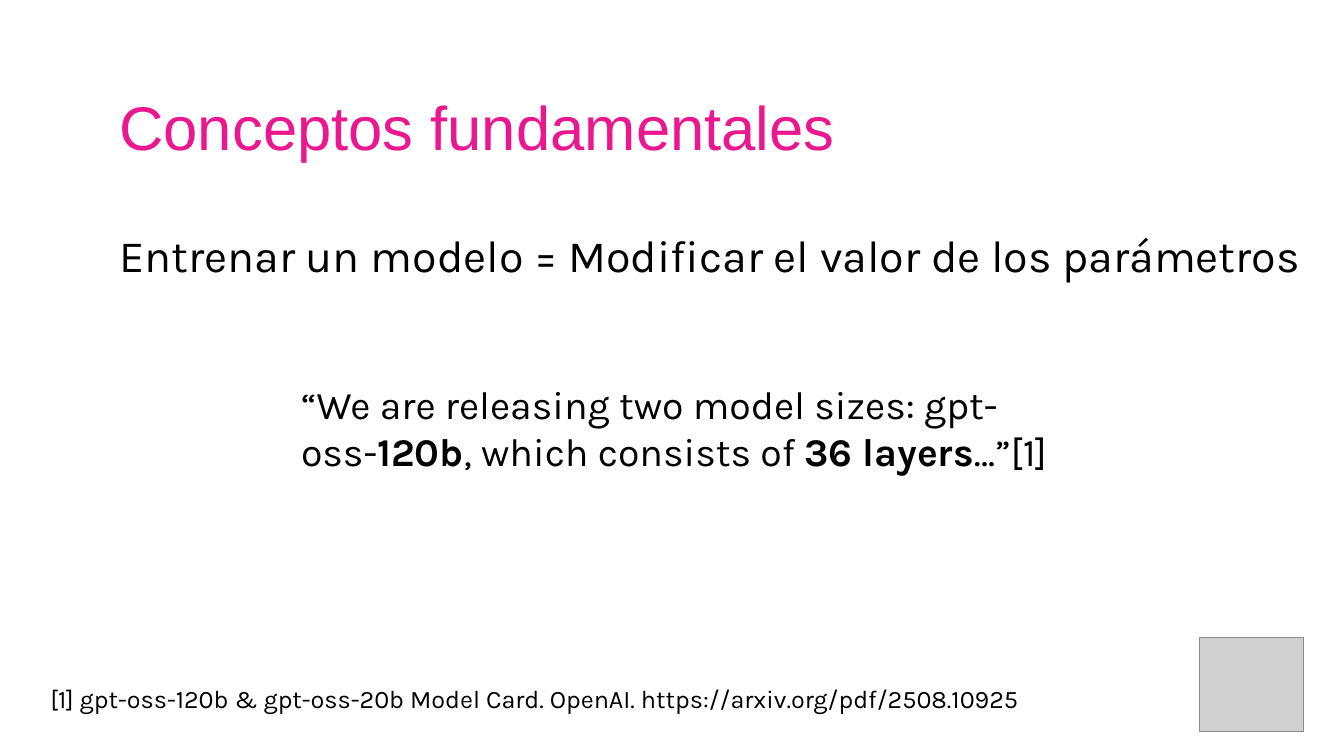
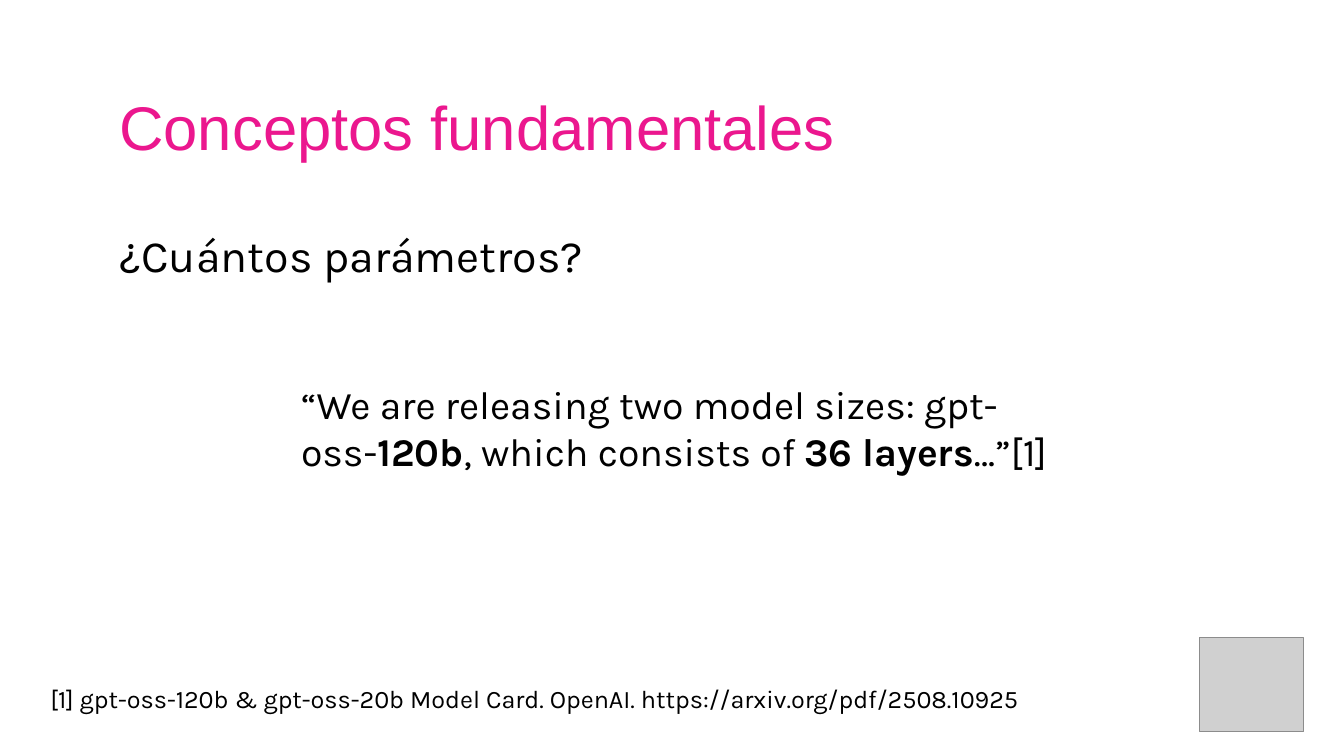
Before and after one commit to AISC-Madrid/workshop-materials, a slide deck: slide 17 of Neural Networks/Slides.pptx (slide 16 before the commit). Drawn at 1344x756 pixels with LibreOffice and Linux fonts; fonts in the diff are those of the drawing; grey boxes stand for pictures. Boxes give left, top, right and bottom in pixels: in the first picture for what was removed or moved away, otherwise in the second. Text is boxed around its words. In the diff, an @@ line names an element or a change of style, - is before the commit and + after.

```diff
--- a/Neural Networks/Slides.pptx
+++ b/Neural Networks/Slides.pptx
@@ text at (119,238,583,283): text changed @@
-Entrenar un modelo = Modificar el valor de los parámetros
+¿Cuántos parámetros?
```
Also in this commit, not shown: 61 other slides changed, 6 slides added, 8 slides removed, 1 other file.
